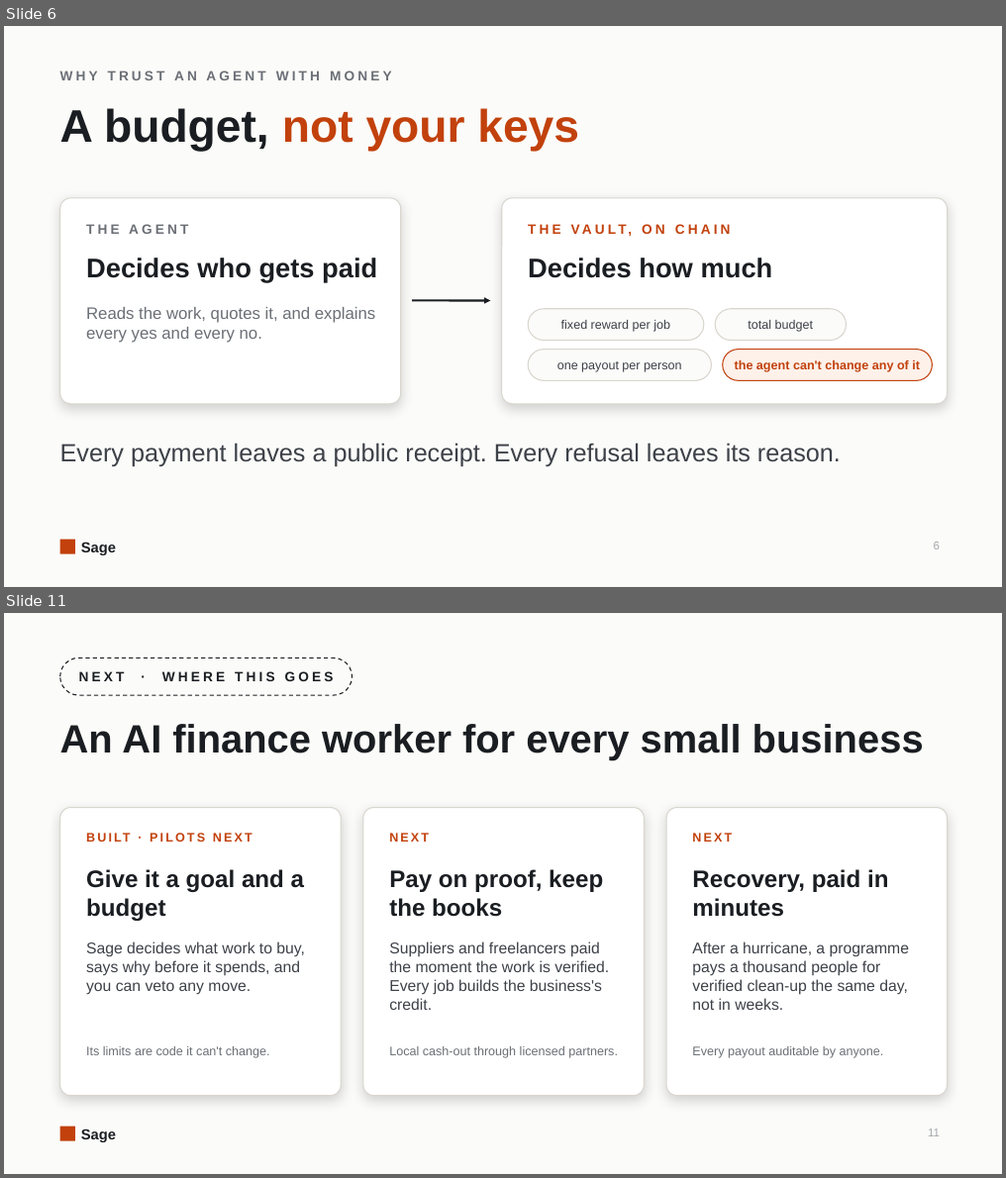
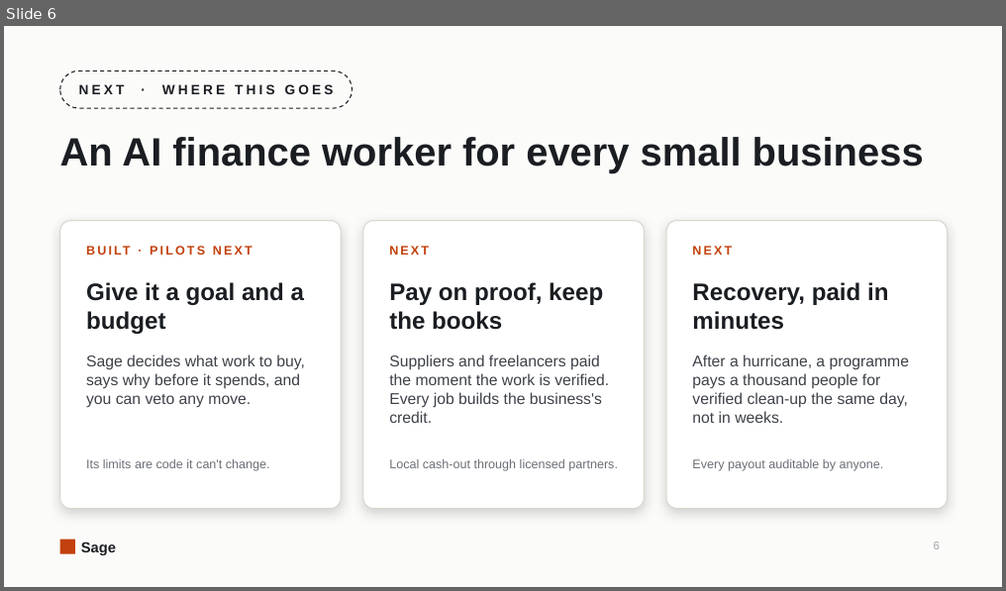
Before and after one commit to shariqazeem/sage, a slide deck: docs/fc/demo-day/Sage-DemoDay.pptx. Shown one above the other, each under a label of ours: slides 6 and 11 before the commit, slide 6 after it; the slides between them are not shown. The pictures are 1006x1178 and 1006x591 pixels, drawn with LibreOffice and Linux fonts; fonts in the diff are those of the drawing. Boxes give left, top, right and bottom in pixels: in the first picture for what was removed or moved away, otherwise in the second. Text is boxed around its words. In the diff, an @@ line names an element or a change of style, - is before the commit and + after.

```diff
--- a/docs/fc/demo-day/Sage-DemoDay.pptx
+++ b/docs/fc/demo-day/Sage-DemoDay.pptx
@@ slide 6 removed at box(4, 26, 1002, 587), background #FBFBF9; not listed: 2 template elements that a slide beside it also shows @@
@@ text removed at box(60, 71, 392, 80) @@
-WHY TRUST AN AGENT WITH MONEY
@@ text removed at box(60, 108, 579, 152) @@
-A budget, not your keys
@@ rounded rectangle removed at box(60, 198, 401, 404) @@
@@ rounded rectangle removed at box(502, 198, 947, 404) @@
@@ text removed at box(86, 224, 188, 234) @@
-THE AGENT
@@ text removed at box(528, 221, 925, 247) @@
-THE VAULT, ON CHAIN
@@ text removed at box(86, 258, 377, 281) @@
-Decides who gets paid
@@ text removed at box(528, 258, 773, 278) @@
-Decides how much
@@ text removed at box(86, 307, 375, 343) @@
-Reads the work, quotes it, and explains every yes and every no.
@@ arrow removed from (412, 301) to (491, 301) @@
@@ rounded rectangle removed at box(528, 309, 704, 341) @@
@@ text removed at box(561, 320, 670, 332) @@
-fixed reward per job
@@ rounded rectangle removed at box(715, 309, 846, 341) @@
@@ text removed at box(747, 320, 813, 332) @@
-total budget
@@ rounded rectangle removed at box(528, 350, 712, 380) @@
@@ rounded rectangle removed at box(723, 350, 933, 380) @@
@@ text removed at box(557, 362, 681, 372) @@
-one payout per person
@@ text removed at box(735, 361, 920, 372) @@
-the agent can't change any of it
@@ text removed at box(60, 443, 841, 468) @@
-Every payment leaves a public receipt. Every refusal leaves its reason.
@@ page number removed at box(934, 542, 940, 550) @@
-6
@@ what was slide 11 is now slide 6 @@
@@ page number at box(934, 542, 940, 550): text changed @@
-11
+6
```
Also in this commit, not shown: 5 slides changed, 4 other slides removed, 8 other files.
